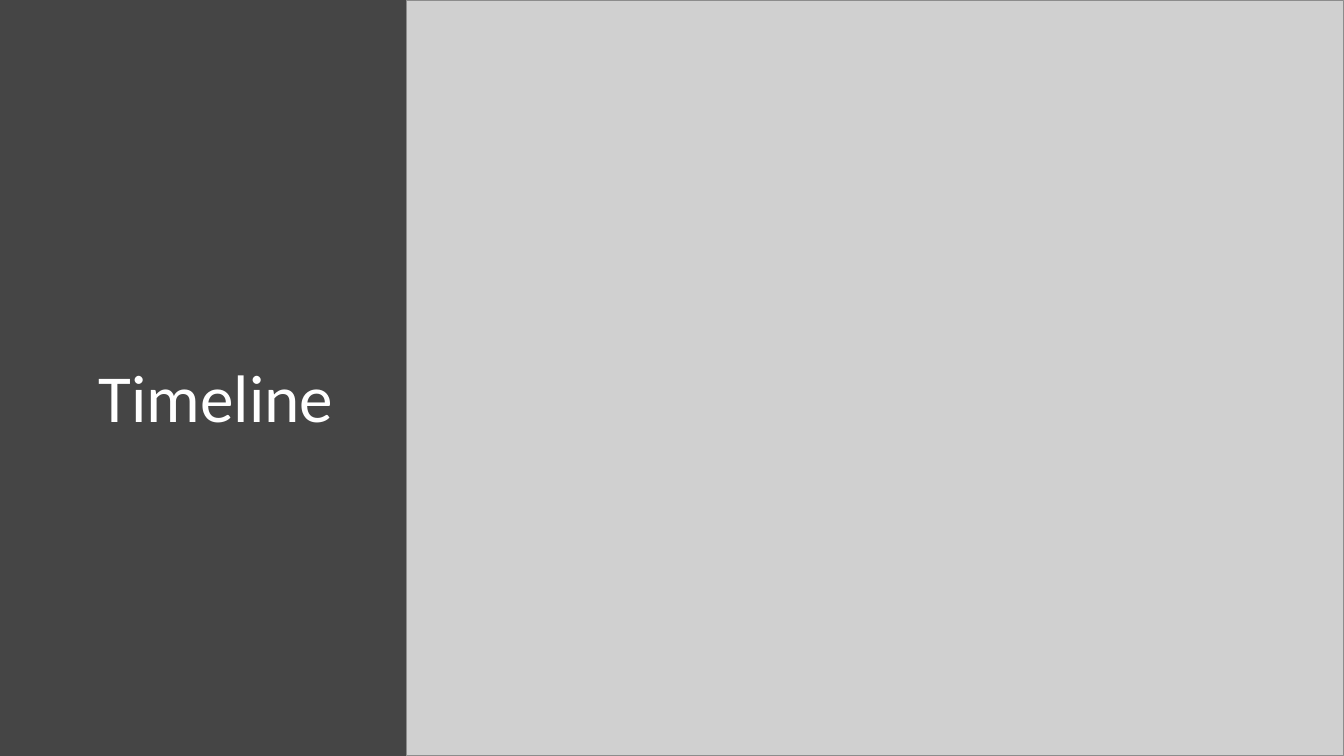
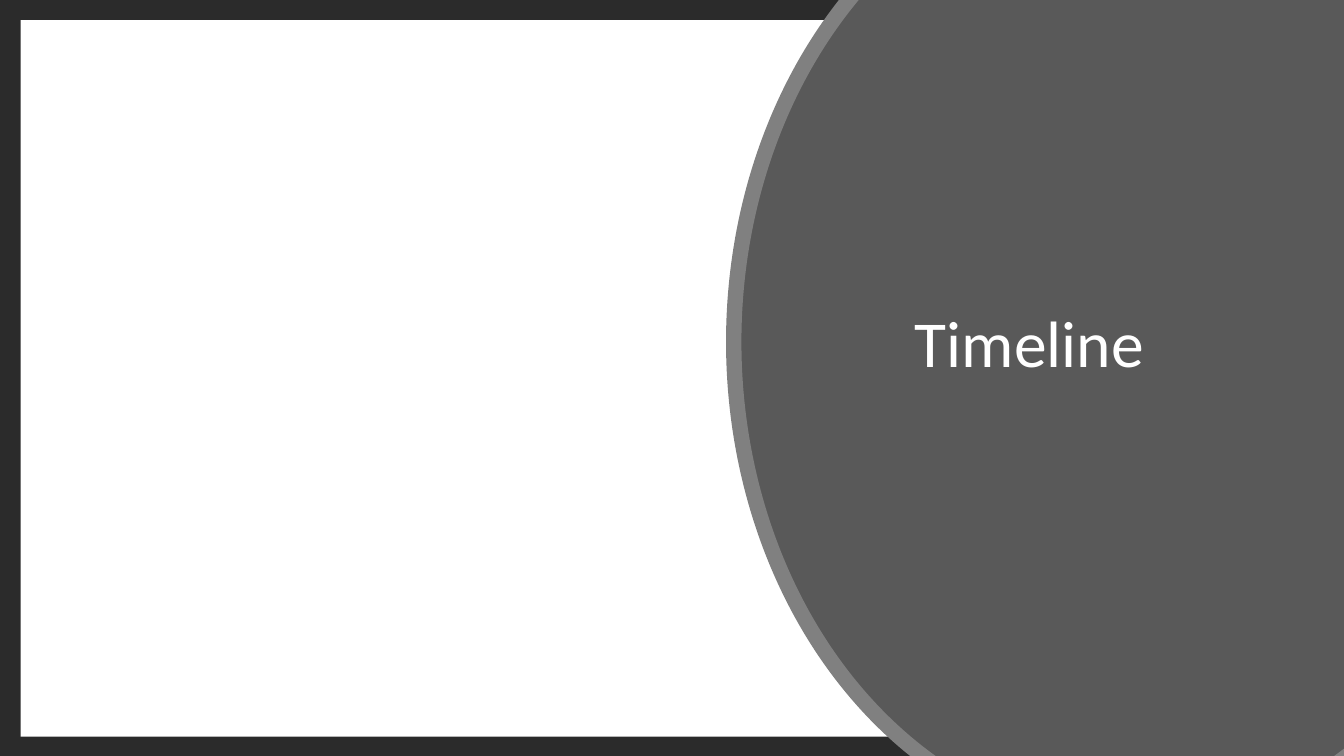
Before and after one commit to aitsoftwaredesign/project4-A00255953, a slide deck: slide 9 of Resources/Project Demo 1.pptx. Drawn at 1344x756 pixels with LibreOffice and Linux fonts; fonts in the diff are those of the drawing; grey boxes stand for pictures; background and template pictures are left out; a plain dark background stands for a picture behind light text. Boxes give left, top, right and bottom in pixels: in the first picture for what was removed or moved away, otherwise in the second. Text is boxed around its words. In the diff, an @@ line names an element or a change of style, - is before the commit and + after.

```diff
--- a/Resources/Project Demo 1.pptx
+++ b/Resources/Project Demo 1.pptx
@@ background #454545 to picture (left out) @@
@@ rectangle added at (0, 0, 1344, 756), fill #FFFFFF @@
@@ rectangle added at (20, 20, 1324, 737), fill #FFFFFF @@
@@ picture removed at (406, 0, 1344, 756) @@
@@ freeform shape removed at (541, 0, 1344, 756) @@
@@ freeform shape removed at (573, 0, 1344, 756) @@
@@ ellipse added at (734, 0, 1344, 756), fill #595959, outline #808080 11 pt @@
@@ title "Timeline": place and size @@
-title "Timeline" at (99, 375, 334, 423)
+title "Timeline" at (915, 321, 1144, 368)
@@ title "Timeline" at (915, 321, 1144, 368): size 48 to 46.8 pt @@
```
Also in this commit, not shown: 5 other slides changed, 1 slide removed, 48 other files.
